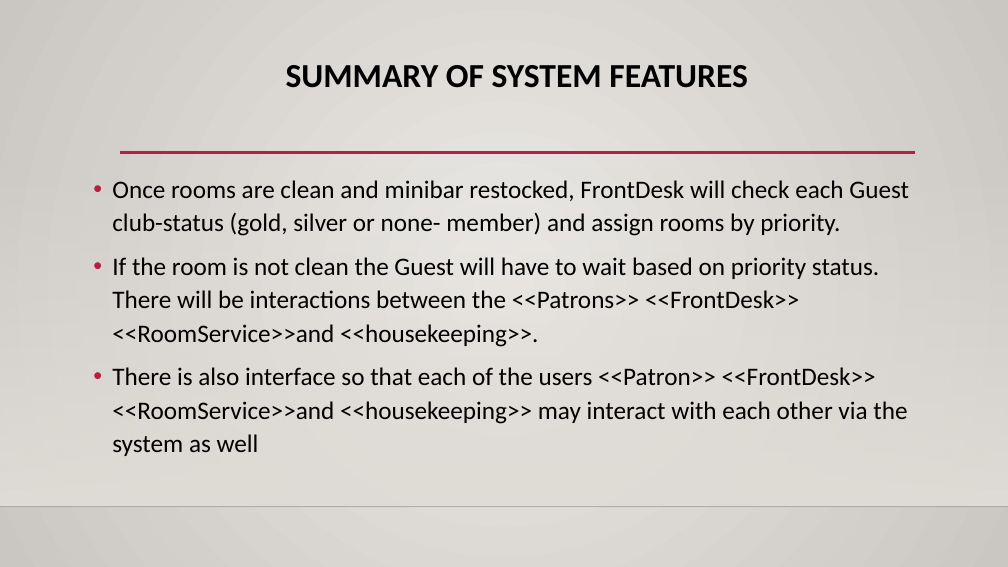
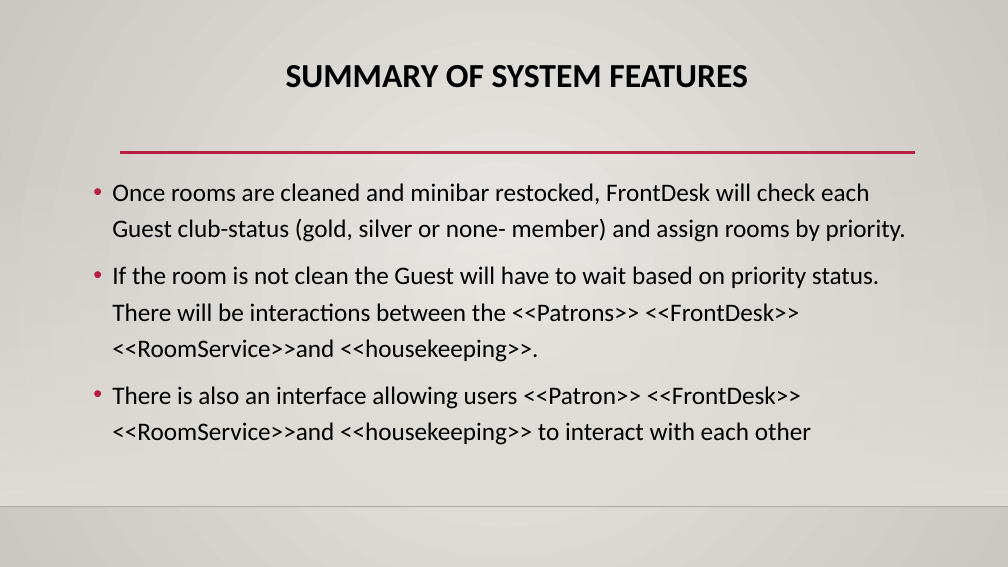
Before and after one commit to nyaundid/Hotel_Management-, a slide deck: slide 4 of Final_Presentation.pptx. Drawn at 1008x567 pixels with LibreOffice and Linux fonts; fonts in the diff are those of the drawing; background and template pictures are left out. Boxes give left, top, right and bottom in pixels: in the first picture for what was removed or moved away, otherwise in the second. Text is boxed around its words. In the diff, an @@ line names an element or a change of style, - is before the commit and + after.

Commit message:
Corrected a few spelling mistakes

```diff
--- a/Final_Presentation.pptx
+++ b/Final_Presentation.pptx
@@ text at <box>112,183,906,242</box>: text changed @@
-• Once rooms are clean and minibar restocked, FrontDesk will check each Guest club-status (gold, silver or none- member) and assign rooms by priority.
+• Once rooms are cleaned and minibar restocked, FrontDesk will check each Guest club-status (gold, silver or none- member) and assign rooms by priority.
@@ text at <box>112,266,879,362</box>: line spacing 1.1 to 1.2 @@
@@ text at <box>112,386,811,445</box>: text changed @@
-• There is also interface so that each of the users <<Patron>> <<FrontDesk>> <<RoomService>>and <<housekeeping>> may interact with each other via the system as well
+• There is also an interface allowing users <<Patron>> <<FrontDesk>> <<RoomService>>and <<housekeeping>> to interact with each other
```
Also in this commit, not shown: 1 other slide changed.
